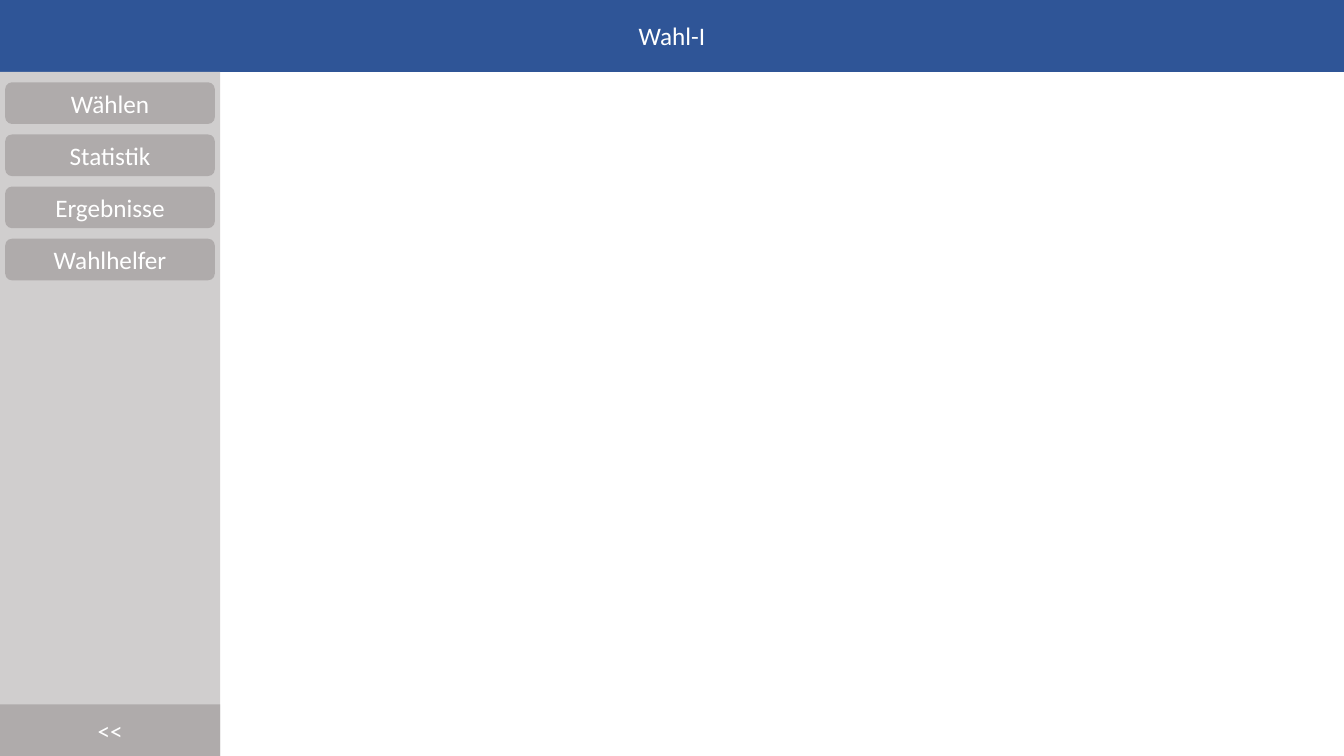
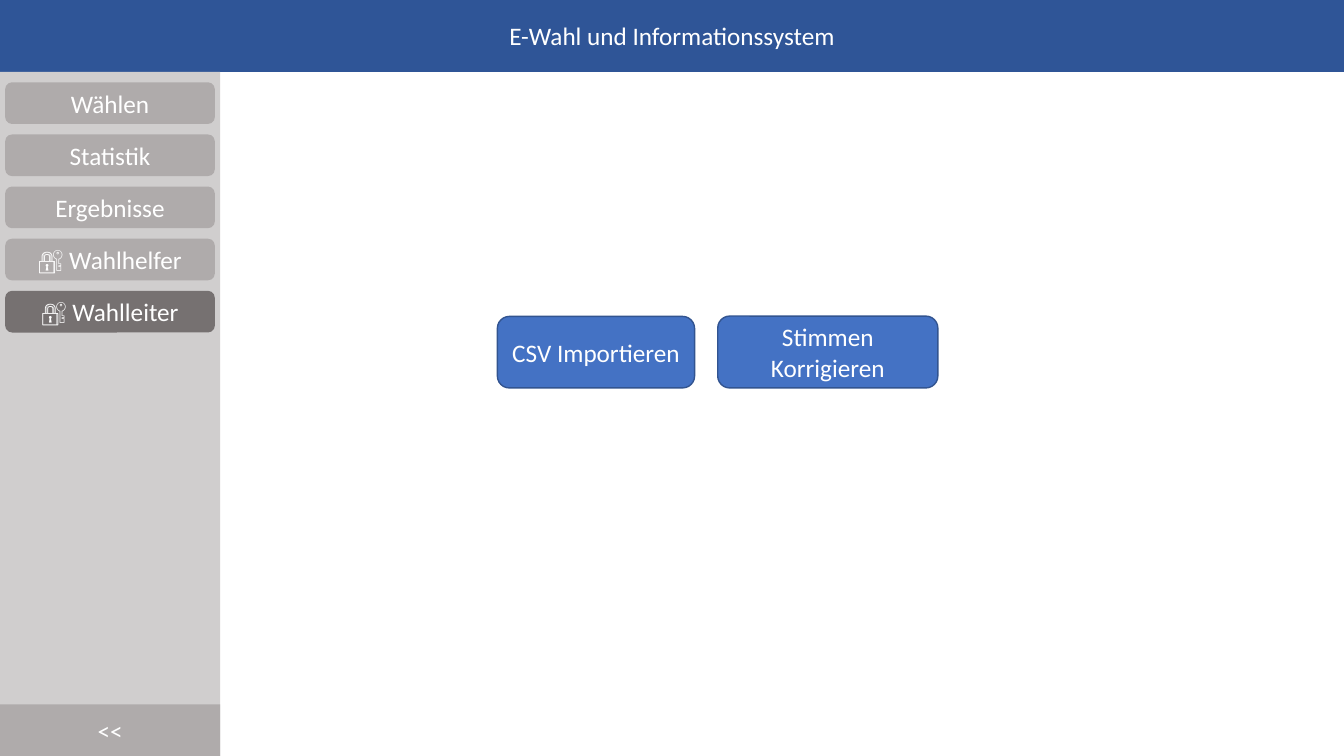
Before and after one commit to DominikHorn/wise2019-dbsystems-project, a slide deck: slide 7 of specification/Mock.pptx (slide 3 before the commit). Drawn at 1344x756 pixels with LibreOffice and Linux fonts; fonts in the diff are those of the drawing. Boxes give left, top, right and bottom in pixels: in the first picture for what was removed or moved away, otherwise in the second. Text is boxed around its words. In the diff, an @@ line names an element or a change of style, - is before the commit and + after.

```diff
--- a/specification/Mock.pptx
+++ b/specification/Mock.pptx
@@ text in rectangle at (509, 27, 835, 49): text changed @@
-Wahl-I
+E-Wahl und Informationssystem
@@ text in rounded rectangle at (69, 251, 181, 269): text changed @@
-Wahlhelfer
+🔐 Wahlhelfer
@@ rounded rectangle added at (5, 291, 215, 333), fill #767171, 18 pt, text #FFFFFF @@
+🔐 Wahlleiter
@@ rounded rectangle added at (497, 317, 695, 388), fill #4472C4, outline #325491 1 pt, 18 pt, text #FFFFFF @@
+CSV Importieren
@@ rounded rectangle added at (718, 317, 938, 388), fill #4472C4, outline #325491 1 pt, 18 pt, text #FFFFFF @@
+Stimmen Korrigieren
```
Also in this commit, not shown: 2 other slides changed, 4 slides added.
